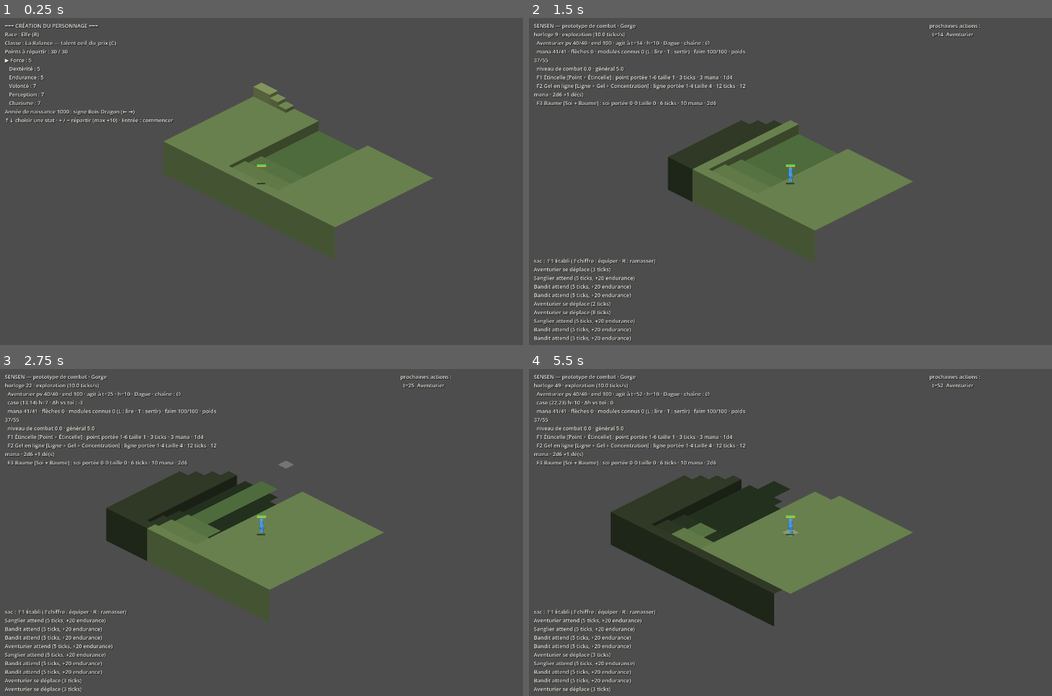
Above: before the commit, frames 1-4 (two rows, left to right).
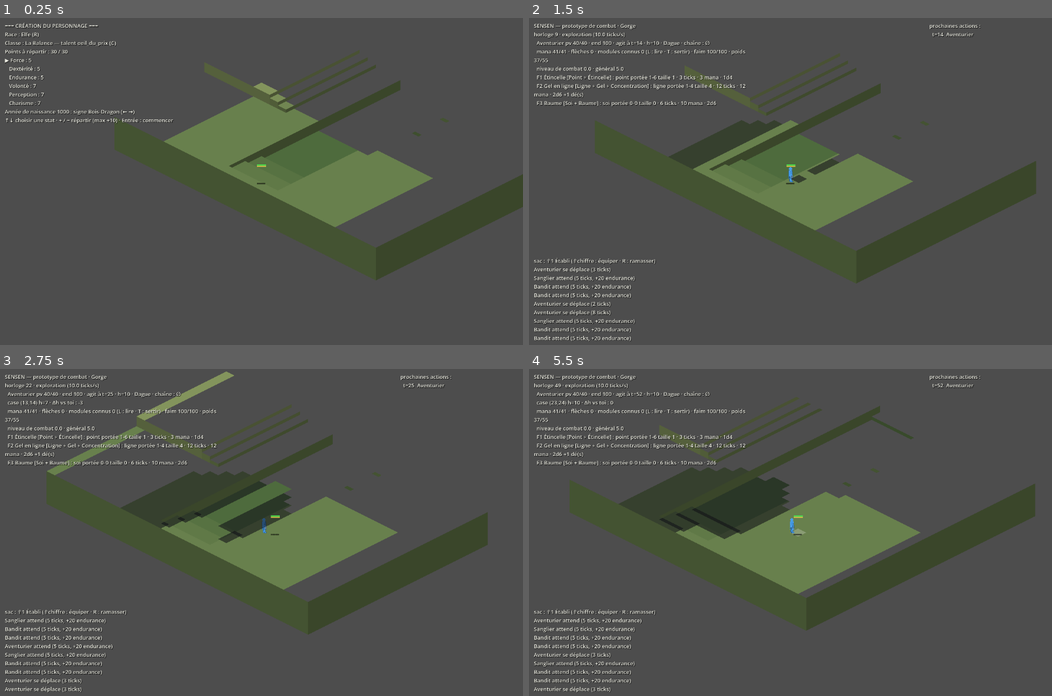
Above: after the commit, the same moments.

Repository: devmarcpro/sensen
Game: Godot game, scene res://scenes/demo/main.tscn
Same seed, same stepped clock (60 frames per second), same inputs: the game is played once before the commit and once after it.
Inputs (mouse positions are in pixels of both pictures, inside the frame that each line leads up to):
- Up to frame 1 (0.25 s): no input
- Up to frame 2 (1.5 s): tap Enter at 0.5, 0.6 s; move the mouse to (905, 165) at 0.52 s; hold D 0.53-1.28 s; click (905, 165) at 0.67 s; tap Space at 0.77 s; move the mouse to (685, 197) at 1.27 s; hold Down from 1.28 s (still down); tap Keypad Enter at 1.35 s
- Up to frame 3 (2.75 s): tap Space at 1.52, 2 s; move the mouse to (313, 460) at 2.02 s; release Down at 2.03 s; hold D from 2.03 s (still down); tap E at 2.1 s
- Up to frame 4 (5.5 s): move the mouse to (764, 597) at 2.77 s; release D at 2.78 s; hold Up 2.78-3.53 s; tap J at 2.85 s; click (764, 597) at 2.92 s; tap Space at 3.02, 3.77, 4.52, 5 s; move the mouse to (947, 581) at 3.52 s; hold Left 3.53-5.03 s; tap L at 3.6 s; tap Enter at 4.25 s; move the mouse to (633, 483) at 4.27 s; tap T at 4.35 s; move the mouse to (816, 532) at 5.02 s; hold Down from 5.03 s (still down); tap P at 5.1 s; click (816, 532) at 5.17 s

The runs differ from the first frame. In frame 1, 5.4% of the frame differs, in the area x 21-100%, y 10-81%; in frame 2, 7.3%; in frame 3, 12%; in frame 4, 13%, in the area x 4-97%, y 8-80%.

Commit message:
Fluidite : brouillard en couche a part (le terrain ne se redessine plus a chaque pas), paperdolls et camera qui glissent, ZQSD relu toutes les 50 ms

Diff:
--- a/godot/scenes/demo/main.gd
+++ b/godot/scenes/demo/main.gd
@@ -13,6 +13,7 @@
 const RAYON_VUE := 20            # tuiles dessinées autour du joueur (une cellule fait 128×128)
 var centre_terrain := Vector2i(-99, -99)   # centre de la dernière passe statique du terrain
 var vue_version := -1                      # version du champ de vue dessiné (brouillard de guerre)
+var centre_brouillard := Vector2i(-99, -99) # centre de la dernière passe du brouillard
 
 var sim: Simulation
 var arenes: Array[String] = []
@@ -38,6 +39,7 @@
 
 var terrain: Terrain              # couche statique : les tuiles, dessinées une fois (perf É0)
 var hud: Hud                      # couche au-dessus des êtres : barres, garde, télégraphes, jauges
+var brouillard: Brouillard        # couche du brouillard de guerre, au-dessus du terrain et des êtres
 var noeuds: Dictionary = {}       # id d'être → nœud creature.tscn (le paperdoll)
 const SCENE_CREATURE := preload("res://scenes/entities/creature.tscn")
 
@@ -53,6 +55,14 @@
 		proprio._dessiner_terrain(self)
 
 
+## Le brouillard de guerre : une couche à part, redessinée seule quand le champ de vue change
+## (le terrain, lui, reste statique) — opaque sur le jamais-vu, translucide sur le mémorisé.
+class Brouillard extends Node2D:
+	var proprio: Node2D
+	func _draw() -> void:
+		proprio._dessiner_brouillard(self)
+
+
 ## La couche d'interface au-dessus des êtres (z fixe, toujours visible).
 class Hud extends Node2D:
 	var proprio: Node2D
@@ -65,6 +75,11 @@
 	terrain.proprio = self
 	terrain.z_index = -1
 	add_child(terrain)
+	brouillard = Brouillard.new()
+	brouillard.proprio = self
+	brouillard.z_as_relative = false
+	brouillard.z_index = 150
+	add_child(brouillard)
 	hud = Hud.new()
 	hud.proprio = self
 	hud.z_as_relative = false
@@ -183,8 +198,10 @@
 	if j.is_empty():
 		return
 	var taille := get_viewport_rect().size
-	# Le joueur est centré à l'écran, la vue le suit (Écrans d'interface, décision du 2026-08-27).
-	position = taille * 0.5 - _ecran(j.pos, sim.grille.h(j.pos)) * zoom
+	# Le joueur est centré à l'écran, la vue le suit (Écrans d'interface, décision du 2026-08-27) ;
+	# elle suit le paperdoll qui glisse, pas la tuile, pour ne pas sauter.
+	var p: Vector2 = noeuds[joueur_id].position if noeuds.has(joueur_id) else _ecran(j.pos, sim.grille.h(j.pos))
+	position = taille * 0.5 - p * zoom
 
 
 func joueur() -> Dictionary:
@@ -235,7 +252,7 @@
 		dir = Vector2i(signi(dir.x), signi(dir.y))
 		if dir != Vector2i.ZERO:
 			chemin_en_cours.clear()
-			minuterie_clavier = 0.15
+			minuterie_clavier = 0.05
 			if not sim.intention(joueur_id, {"type": "deplacer", "vers": j.pos + dir}):
 				_log(tr("journal.inaccessible"))
 	# En attente d'intention : on consomme la file d'ordres du joueur (un pas par décision).
@@ -252,9 +269,11 @@
 		minuterie_pas = DELAI_PAS
 		for nom in sim.combats.keys():
 			sim.pas(nom)
-	_maj_noeuds()
-	if Grille.distance(j.pos, centre_terrain) > RAYON_VUE / 3 or int(j.get("vue_version", 0)) != vue_version:
-		terrain.queue_redraw()   # le joueur s'éloigne du centre de la passe statique, ou son champ de vue a changé
+	_maj_noeuds(delta)
+	if Grille.distance(j.pos, centre_terrain) > RAYON_VUE / 3:
+		terrain.queue_redraw()   # le joueur s'éloigne du centre de la passe statique
+	if int(j.get("vue_version", 0)) != vue_version or Grille.distance(j.pos, centre_brouillard) > RAYON_VUE / 3:
+		brouillard.queue_redraw()   # son champ de vue a changé : seul le brouillard se redessine
 	hud.queue_redraw()
 	_maj_atteignables()
 	minuterie_ui -= delta
@@ -265,9 +284,10 @@
 
 
 ## Un nœud creature.tscn par être vivant, configuré depuis sa fiche : position, profondeur, rig.
-func _maj_noeuds() -> void:
+func _maj_noeuds(delta: float = 0.0) -> void:
 	var vivants := {}
 	var j := joueur()
+	var k := 1.0 - exp(-delta * 12.0)   # glissement exponentiel : ≈ 0,2 s pour rejoindre la tuile
 	for e in sim.vivants():
 		vivants[e.id] = true
 		var n: Paperdoll = noeuds.get(e.id)
@@ -283,8 +303,12 @@
 			add_child(n)
 			noeuds[e.id] = n
 		n.e = e
+		var cible := _ecran(e.pos, sim.grille.h(e.pos))
+		if not n.visible or n.position.distance_to(cible) > TW * 3.0:
+			n.position = cible   # apparition ou saut (changement de grille, respawn) : pas de glissement
+		else:
+			n.position = n.position.lerp(cible, k)
 		n.visible = true
-		n.position = _ecran(e.pos, sim.grille.h(e.pos))
 		n.z_index = e.pos.x + e.pos.y + 1
 		n.queue_redraw()
 	for id in noeuds.keys().duplicate():
@@ -557,7 +581,6 @@
 	var j := joueur()
 	var c: Vector2i = j.pos if not j.is_empty() else Vector2i(g.largeur / 2, g.hauteur_grille / 2)
 	centre_terrain = c
-	vue_version = int(j.get("vue_version", 0))
 	var x0 := maxi(0, c.x - RAYON_VUE)
 	var x1 := mini(g.largeur - 1, c.x + RAYON_VUE)
 	var y0 := maxi(0, c.y - RAYON_VUE)
@@ -593,12 +616,9 @@
 
 func _dessine_tuile(ci: CanvasItem, t: Vector2i) -> void:
 	var g := sim.grille
-	if not g.decouvert.has(g.idx(t)):   # brouillard de guerre : jamais vue → rien
-		return
 	var h := g.h(t)
 	var c := _ecran(t, h)
-	var j := joueur()
-	var teinte := Color.WHITE if j.is_empty() or sim.voit(j, t) else Color(0.45, 0.45, 0.5)   # mémorisée : grisée
+	var teinte := Color.WHITE   # le brouillard est une couche à part (_dessiner_brouillard)
 	if g.bloque_passage(t):   # un mur : un bloc plein sur la tuile — le sol dessous est caché
 		_dessine_bloc(ci, g, t, c, teinte)
 		return
@@ -636,6 +656,38 @@
 		var cc := (Color(0.55, 0.38, 0.18) if "coffre" in contenu.tags else Color(0.75, 0.65, 0.3)) * teinte
 		ci.draw_rect(Rect2(c + Vector2(-6, -8), Vector2(12, 8)), cc)
 		ci.draw_rect(Rect2(c + Vector2(-6, -8), Vector2(12, 8)), cc.darkened(0.5), false, 1.0)
+
+## La passe du brouillard : sur la fenêtre du terrain, un voile opaque (couleur du fond) sur les tuiles
+## jamais vues, un voile translucide sur les tuiles mémorisées hors du champ de vue. Chaque voile couvre
+## le losange de la tuile et la hauteur de son bloc éventuel.
+func _dessiner_brouillard(ci: CanvasItem) -> void:
+	if sim == null or profil_sans_terrain:
+		return
+	var g := sim.grille
+	var j := joueur()
+	if j.is_empty():
+		return
+	centre_brouillard = j.pos
+	vue_version = int(j.get("vue_version", 0))
+	var fond := Color(0.3, 0.3, 0.3)   # la couleur de fond de la scène (clear color)
+	var voile := Color(0.05, 0.05, 0.08, 0.55)
+	var x0 := maxi(0, j.pos.x - RAYON_VUE)
+	var x1 := mini(g.largeur - 1, j.pos.x + RAYON_VUE)
+	var y0 := maxi(0, j.pos.y - RAYON_VUE)
+	var y1 := mini(g.hauteur_grille - 1, j.pos.y + RAYON_VUE)
+	for s in range(x0 + y0, x1 + y1 + 1):
+		for x in range(maxi(x0, s - y1), mini(x1, s - y0) + 1):
+			var t := Vector2i(x, s - x)
+			var idx := g.idx(t)
+			var vu := g.decouvert.has(idx)
+			if vu and sim.voit(j, t):
+				continue
+			var c := _ecran(t, g.h(t))
+			var hm := (int(g.contenu_de(t).get("hauteur_vue", 0)) * HSTEP) if g.bloque_passage(t) else 0
+			ci.draw_colored_polygon(PackedVector2Array([
+				c + Vector2(-TW * 0.5, 0), c + Vector2(-TW * 0.5, -hm), c + Vector2(0, -TH * 0.5 - hm),
+				c + Vector2(TW * 0.5, -hm), c + Vector2(TW * 0.5, 0), c + Vector2(0, TH * 0.5)]), voile if vu else fond)
+
 
 ## Un bloc de mur : le dessus et les deux faces avant (sud-ouest, sud-est) ; une face n'est
 ## dessinée que si la tuile devant n'est pas elle-même un mur (elle la cacherait entièrement).
Not shown, changed: docs/00 - Index/Vers la production.md
